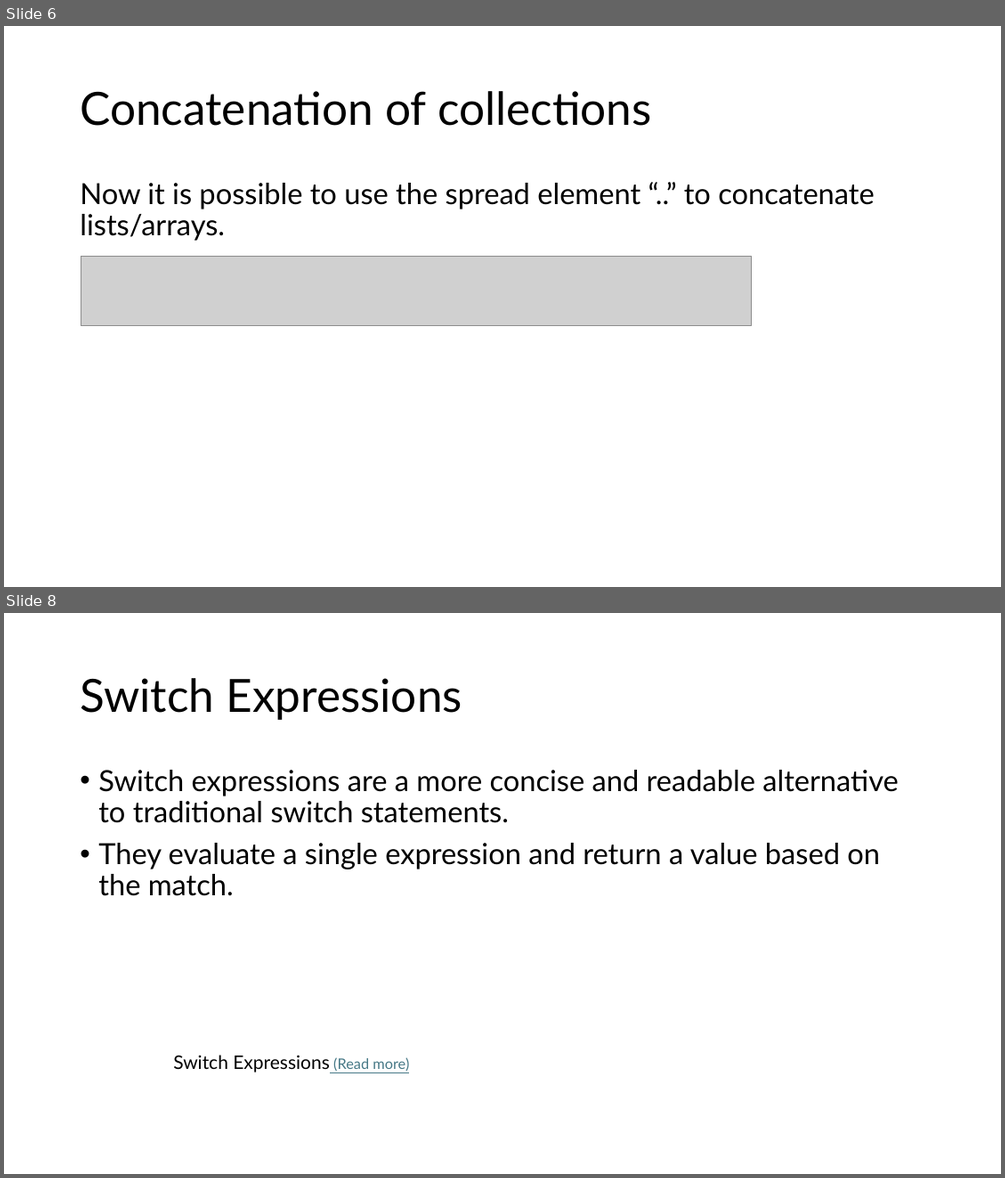
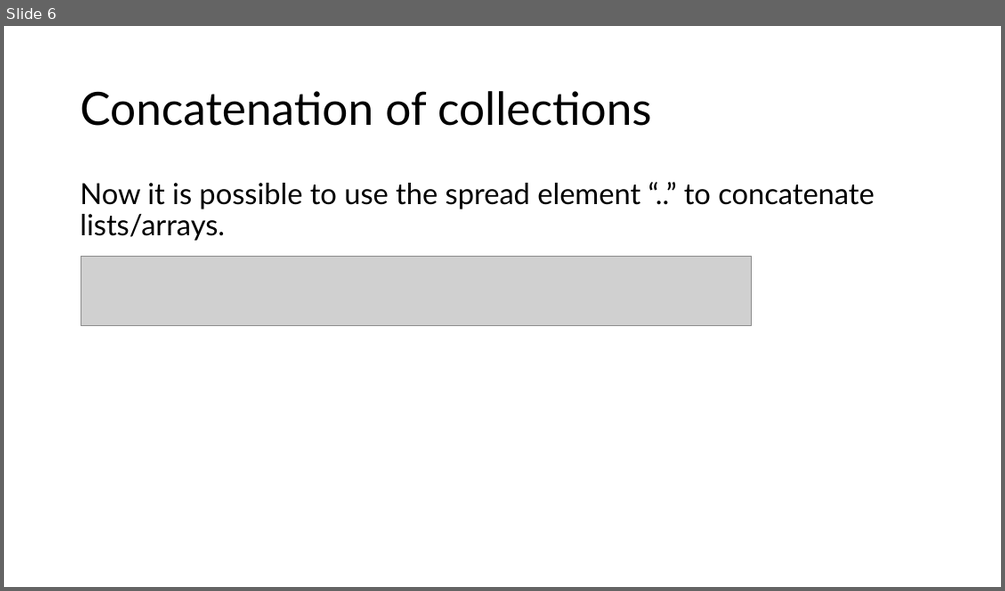
Before and after one commit to LuisSouto/C-sharp-new-features, a slide deck: slides.pptx. Shown one above the other, each under a label of ours: slides 6 and 8 before the commit, slide 6 after it; the slides between them are not shown. The pictures are 1005x1178 and 1005x591 pixels, drawn with LibreOffice and Linux fonts; fonts in the diff are those of the drawing; grey boxes stand for pictures. Boxes give left, top, right and bottom in pixels: in the first picture for what was removed or moved away, otherwise in the second. Text is boxed around its words. In the diff, an @@ line names an element or a change of style, - is before the commit and + after.

```diff
--- a/slides.pptx
+++ b/slides.pptx
@@ slide 8 removed at (x1=4, y1=613, x2=1001, y2=1174), background #FFFFFF @@
@@ title removed at (x1=80, y1=678, x2=462, y2=720) @@
-Switch Expressions
@@ text removed at (x1=98, y1=770, x2=898, y2=896) @@
-• Switch expressions are a more concise and readable alternative to traditional switch statements.
-• They evaluate a single expression and return a value based on the match.
@@ text removed at (x1=173, y1=1054, x2=409, y2=1072) @@
-Switch Expressions (Read more)
```
Also in this commit, not shown: 7 other slides removed.
